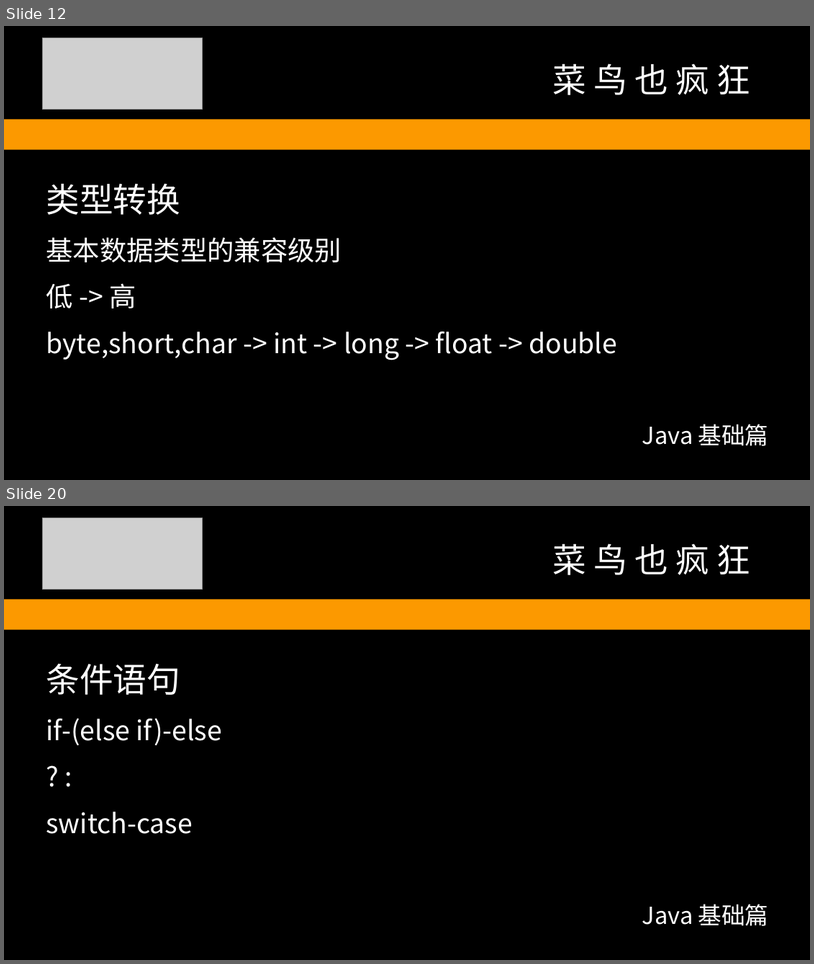
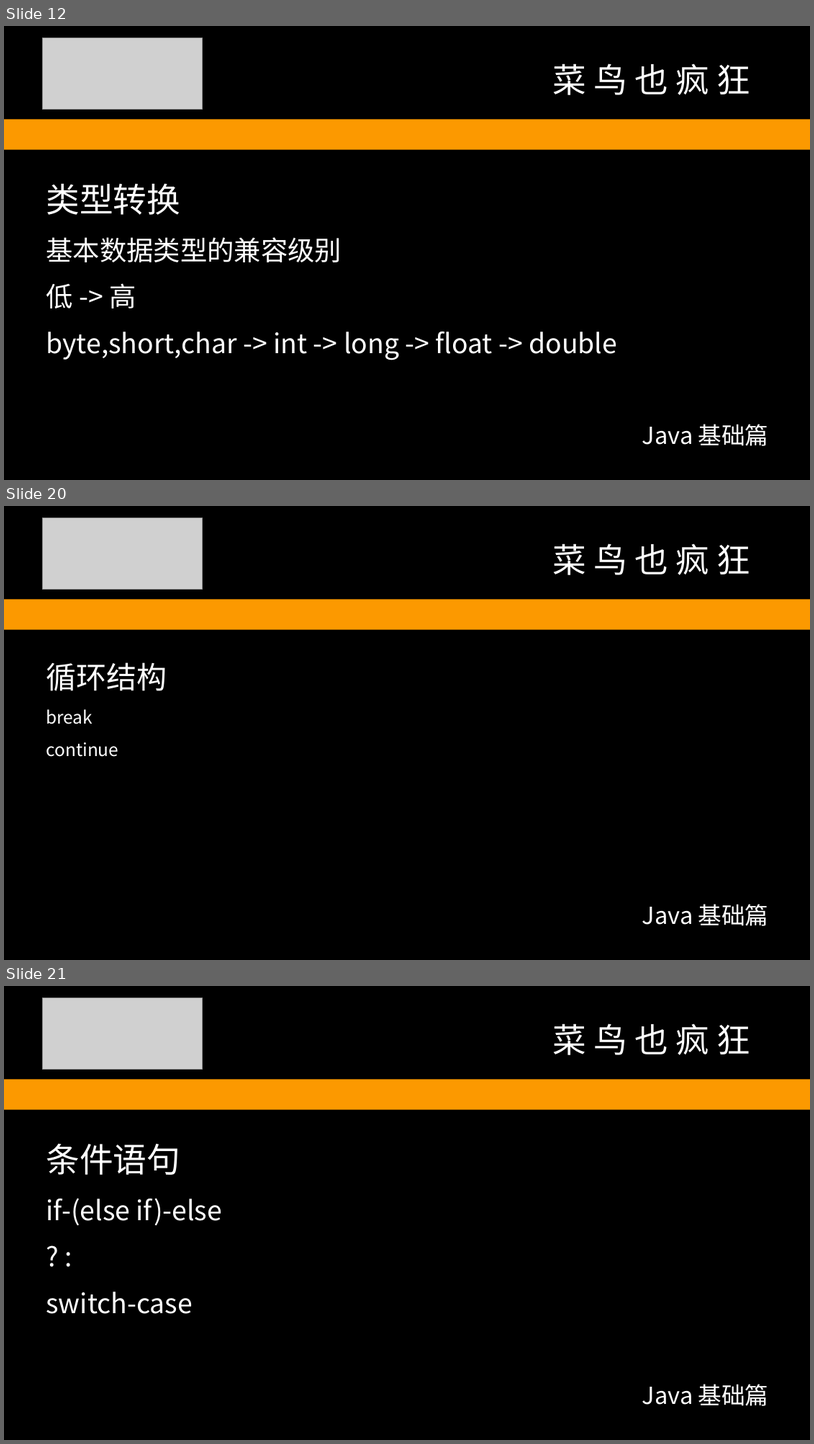
Before and after one commit to redskirt/liu-coding, a slide deck: doc/LiuCoding-TUT 2.pptx. Shown one above the other, each under a label of ours: slides 12 and 20 before the commit, slides 12, 20 and 21 after it; the slides between them are not shown. The pictures are 814x964 and 814x1444 pixels, drawn with LibreOffice and Linux fonts; fonts in the diff are those of the drawing; grey boxes stand for pictures. Boxes give left, top, right and bottom in pixels: in the first picture for what was removed or moved away, otherwise in the second. Text is boxed around its words. In the diff, an @@ line names an element or a change of style, - is before the commit and + after.

```diff
--- a/doc/LiuCoding-TUT 2.pptx
+++ b/doc/LiuCoding-TUT 2.pptx
@@ slide 20 added at bbox=[4, 506, 810, 960], background #FFFFFF; not listed: 2 template elements that a slide beside it also shows @@
@@ picture added at bbox=[43, 518, 203, 589] @@
@@ text added at bbox=[553, 543, 751, 575], 40 pt, text #FFFFFF @@
+菜 鸟 也 疯 狂
@@ text added at bbox=[46, 662, 167, 757], 21 pt, text #FFFFFF @@
+循环结构
+break
+continue
@@ text added at bbox=[643, 903, 769, 926], 28 pt, text #FFFFFF @@
+Java 基础篇
@@ what was slide 20 is now slide 21 @@
```
Also in this commit, not shown: 15 slides changed, 9 other slides added, 5 other files.
